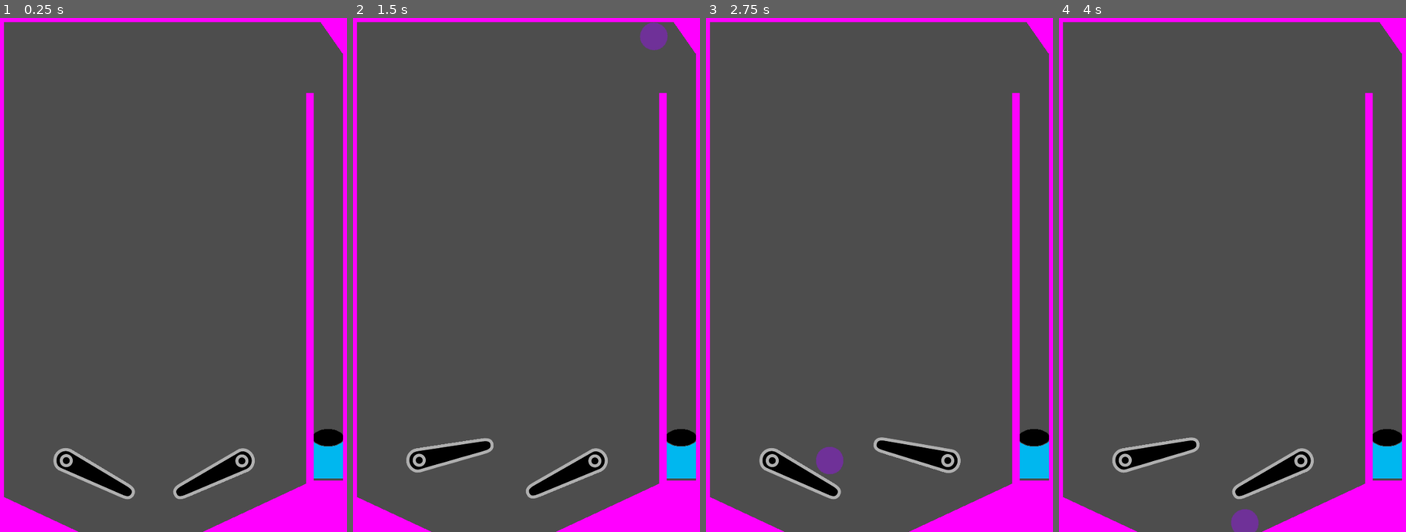
Above: before the commit, frames 1-4 (left to right).
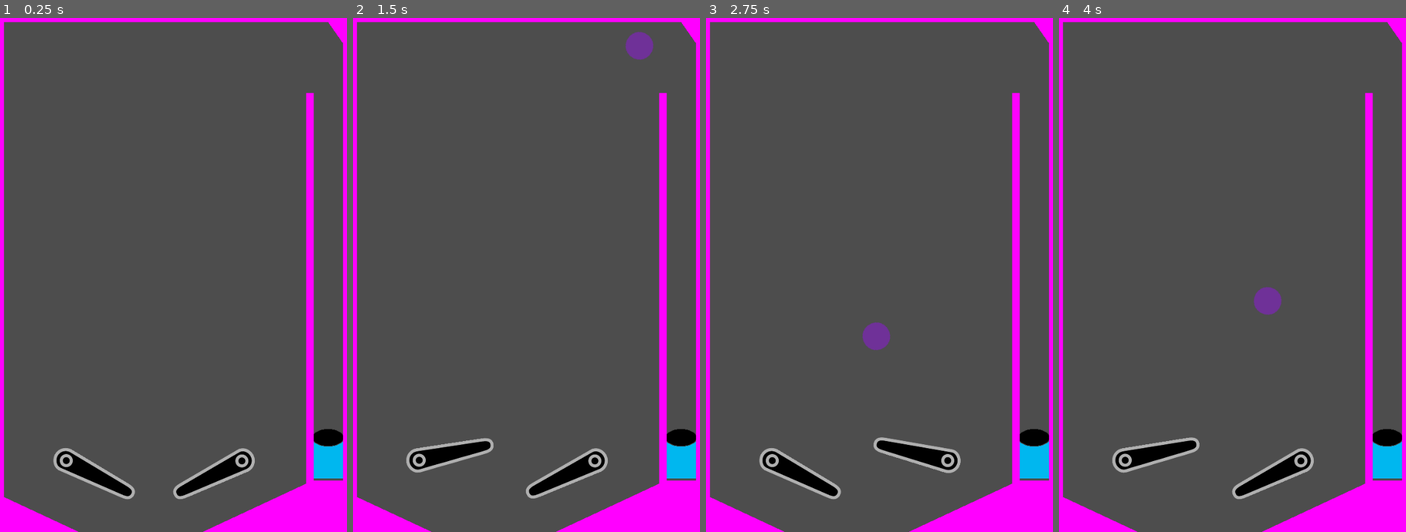
Above: after the commit, the same moments.

Repository: bsu-cs315/fp-team1-pinball
Game: Godot game, scene res://world/world.tscn
The game is run twice, just before and just after one commit, with the same random seed, the same clock (stepped at 60 frames per second) and the same inputs.
Inputs:
- Up to frame 1 (0.25 s): no input
- Up to frame 2 (1.5 s): tap Enter at 0.5 s; hold E (right_flipper) 0.53-1.28 s; tap Space (launch) at 0.6, 1.35 s; hold Q (left_flipper) from 1.28 s (still down)
- Up to frame 3 (2.75 s): release Q (left_flipper) at 2.03 s; hold E (right_flipper) from 2.03 s (still down); tap Space (launch) at 2.1 s
- Up to frame 4 (4 s): tap Space (launch) at 2.85, 3.6 s; release E (right_flipper) at 3.53 s; hold Q (left_flipper) from 3.53 s (still down)

The runs differ from the first frame. In frame 1, 0.1% of the frame differs, in the area x 92-99%, y 0-7%; in frame 2, 0.6%; in frame 3, 0.8%, in the area x 31-99%, y 0-89%; in frame 4, 0.8%.

Commit message:
Add bouncing physics to ball

Diff:
--- /dev/null
+++ b/project/ball/ball.gd
@@ -0,0 +1,10 @@
+extends RigidBody2D
+
+
+
+
+
+
+func _on_body_entered(_body: Node) -> void:
+	var collider = get_colliding_bodies()
+	print(collider)
--- a/project/ball/ball.tscn
+++ b/project/ball/ball.tscn
@@ -1,14 +1,27 @@
-[gd_scene load_steps=3 format=3 uid="uid://nf4nun7dhya"]
+[gd_scene load_steps=5 format=3 uid="uid://nf4nun7dhya"]
 
 [ext_resource type="Texture2D" uid="uid://dj7nph0oqn444" path="res://ball/ball.png" id="1_7iwom"]
+[ext_resource type="Script" path="res://ball/ball.gd" id="1_mvo1l"]
+
+[sub_resource type="PhysicsMaterial" id="PhysicsMaterial_sc1t8"]
+friction = 0.6
+bounce = 0.2
 
 [sub_resource type="CircleShape2D" id="CircleShape2D_hck8x"]
 radius = 25.7099
 
 [node name="Ball" type="RigidBody2D"]
+mass = 0.2
+physics_material_override = SubResource("PhysicsMaterial_sc1t8")
+contact_monitor = true
+max_contacts_reported = 5
+linear_damp_mode = 1
+script = ExtResource("1_mvo1l")
 
 [node name="Sprite2D" type="Sprite2D" parent="."]
 texture = ExtResource("1_7iwom")
 
 [node name="CollisionShape2D" type="CollisionShape2D" parent="."]
 shape = SubResource("CircleShape2D_hck8x")
+
+[connection signal="body_entered" from="." to="." method="_on_body_entered"]
--- a/project/flippers/flipper_left.tscn
+++ b/project/flippers/flipper_left.tscn
@@ -4,6 +4,7 @@
 [ext_resource type="Texture2D" uid="uid://ge0re0nh3n63" path="res://flippers/flipper.png" id="2_3m607"]
 
 [sub_resource type="PhysicsMaterial" id="PhysicsMaterial_7jbh8"]
+bounce = 1.0
 
 [sub_resource type="RectangleShape2D" id="RectangleShape2D_x5bfw"]
 size = Vector2(254.513, 44.1045)
@@ -11,7 +12,7 @@
 [sub_resource type="CircleShape2D" id="CircleShape2D_b8i7d"]
 radius = 27.0
 
-[node name="flipper_left" type="StaticBody2D"]
+[node name="flipper_left" type="StaticBody2D" groups=["Flippers"]]
 scale = Vector2(0.5, 0.5)
 physics_material_override = SubResource("PhysicsMaterial_7jbh8")
 script = ExtResource("1_2sh5h")
--- a/project/flippers/flipper_right.tscn
+++ b/project/flippers/flipper_right.tscn
@@ -4,6 +4,7 @@
 [ext_resource type="Texture2D" uid="uid://ge0re0nh3n63" path="res://flippers/flipper.png" id="2_gfs6y"]
 
 [sub_resource type="PhysicsMaterial" id="PhysicsMaterial_td0fs"]
+bounce = 1.0
 
 [sub_resource type="RectangleShape2D" id="RectangleShape2D_x5bfw"]
 size = Vector2(254.513, 40.8878)
@@ -11,7 +12,7 @@
 [sub_resource type="CircleShape2D" id="CircleShape2D_b8i7d"]
 radius = 27.0
 
-[node name="flipper_right" type="StaticBody2D"]
+[node name="flipper_right" type="StaticBody2D" groups=["Flippers"]]
 scale = Vector2(0.5, 0.5)
 physics_material_override = SubResource("PhysicsMaterial_td0fs")
 script = ExtResource("1_p3mi5")
--- a/project/project.godot
+++ b/project/project.godot
@@ -20,6 +20,10 @@
 window/size/viewport_width=648
 window/size/viewport_height=952
 
+[global_group]
+
+Flippers=""
+
 [input]
 
 launch={
--- a/project/world/world.tscn
+++ b/project/world/world.tscn
@@ -86,17 +86,19 @@
 [node name="CornerPeices" type="Node" parent="."]
 
 [node name="LauncherCorner" type="StaticBody2D" parent="CornerPeices"]
-position = Vector2(629, 22)
+position = Vector2(629, 1.99997)
 rotation = 0.959931
 scale = Vector2(97.3182, -40.9219)
 physics_material_override = SubResource("PhysicsMaterial_2gfpg")
 
 [node name="Sprite2D" type="Sprite2D" parent="CornerPeices/LauncherCorner"]
 texture = SubResource("PlaceholderTexture2D_noy1r")
+metadata/_edit_lock_ = true
 
 [node name="CollisionShape2D" type="CollisionShape2D" parent="CornerPeices/LauncherCorner"]
 position = Vector2(-0.0036335, 0.00864124)
 shape = SubResource("RectangleShape2D_s23c6")
+metadata/_edit_lock_ = true
 
 [node name="LauncherPlatform" type="StaticBody2D" parent="CornerPeices"]
 position = Vector2(623, 926)
